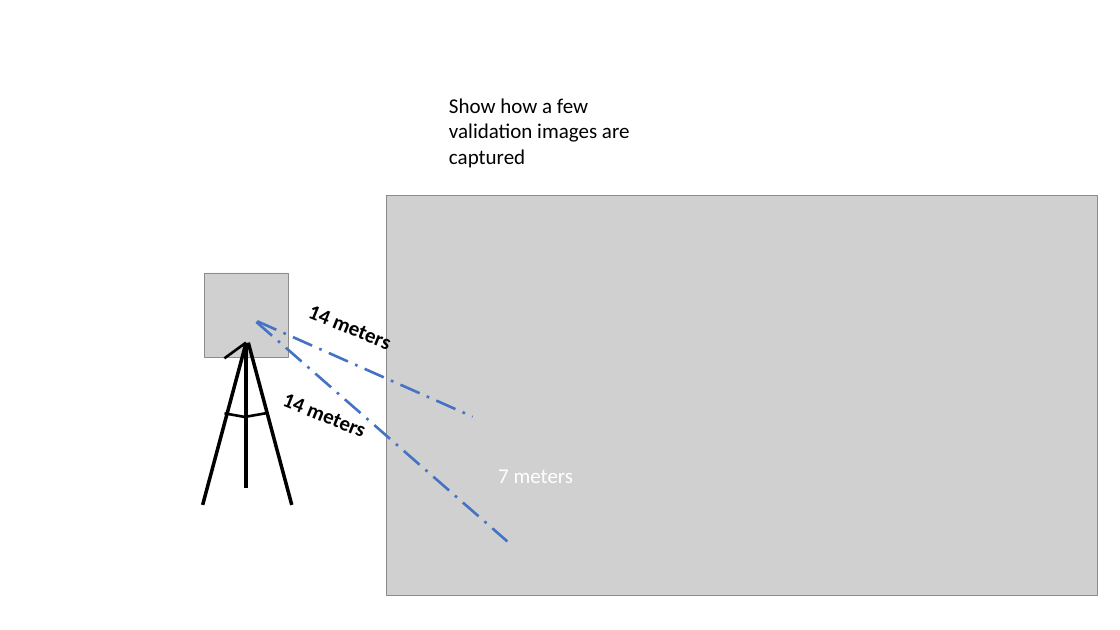
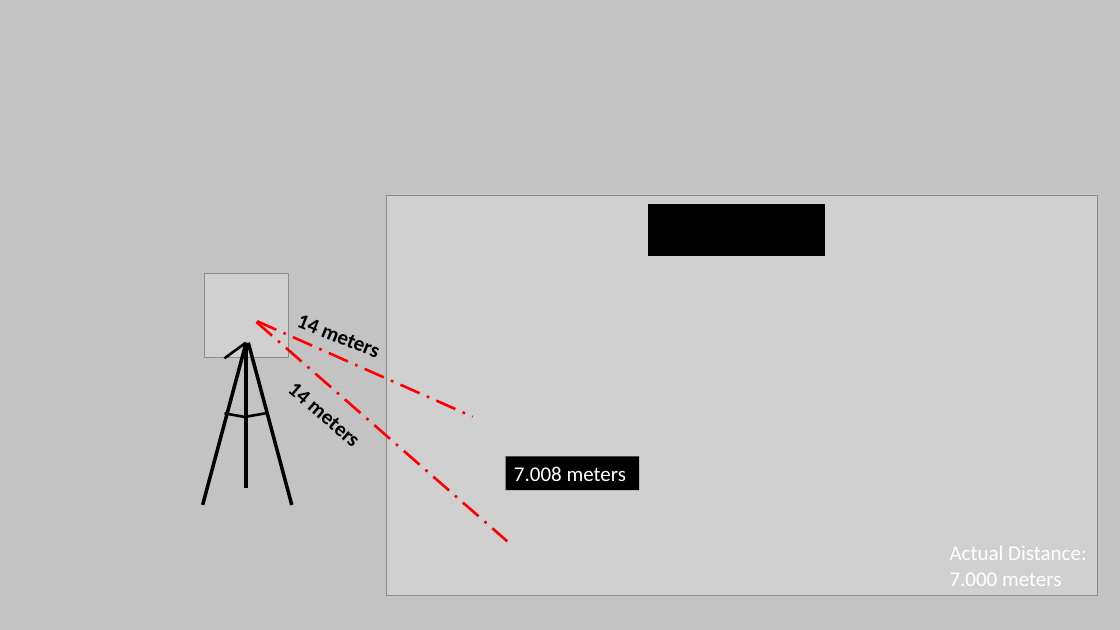
Before and after one commit to Kwintonium/efovee, a slide deck: slide 24 of images/Animation_Request.pptx. Drawn at 1120x630 pixels with LibreOffice and Linux fonts; fonts in the diff are those of the drawing; grey boxes stand for pictures. Boxes give left, top, right and bottom in pixels: in the first picture for what was removed or moved away, otherwise in the second. Text is boxed around its words. In the diff, an @@ line names an element or a change of style, - is before the commit and + after.

```diff
--- a/images/Animation_Request.pptx
+++ b/images/Animation_Request.pptx
@@ background #FFFFFF to pattern #C3C3C4 on #C3C3C4 @@
@@ text removed at bbox=[449, 98, 630, 168] @@
-Show how a few validation images are captured
@@ rectangle added at bbox=[649, 204, 824, 255], fill #000000, outline #000000 1 pt @@
@@ line (256, 322) - (507, 542): stroke #4472C4 2.25 pt dashed to #FF0000 2.25 pt dashed @@
@@ line (257, 321) - (473, 417): stroke #4472C4 2.25 pt dashed to #FF0000 2.25 pt dashed @@
@@ text "14 meters" rewrapped from bbox=[307, 306, 574, 483] to bbox=[296, 315, 316, 333] @@
@@ text "14 meters": place and size @@
-text "14 meters" at bbox=[282, 394, 302, 412]
+text "14 meters" at bbox=[287, 384, 303, 404]
@@ text "14 meters" at bbox=[287, 384, 303, 404]: rotation 21 to 40 degrees @@
@@ rectangle "7.008 meters": place and size @@
-rectangle "7.008 meters" at bbox=[498, 470, 509, 483]
+rectangle "7.008 meters" at bbox=[506, 456, 639, 490]
@@ rectangle "7.008 meters" at bbox=[506, 456, 639, 490]: fill none to #000000 @@
@@ text in rectangle at bbox=[514, 466, 627, 481]: text changed @@
-7 meters
+7.008 meters
@@ text added at bbox=[950, 546, 1086, 586], 18 pt, text #FFFFFF @@
+Actual Distance: 7.000 meters
```
Also in this commit, not shown: 24 other slides changed, 16 slides added, 28 other files.
